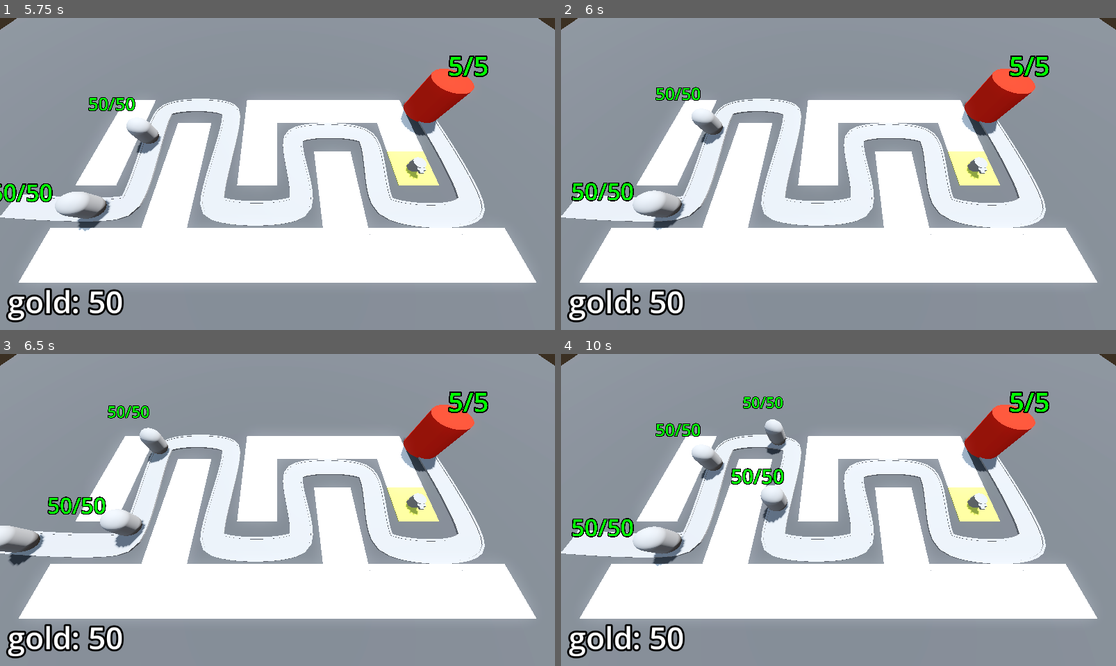
Above: before the commit, frames 1-4 (two rows, left to right).
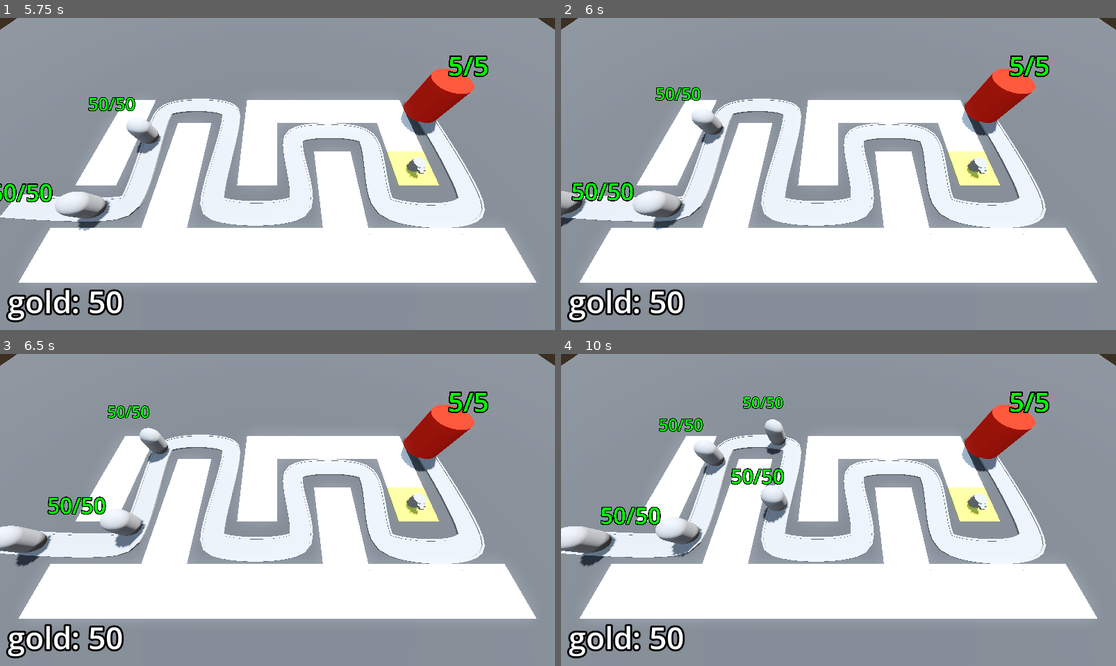
Above: after the commit, the same moments.

Repository: yrubner/TowerDefenseGD
Game: Godot game, scene res://BaseLevel.tscn
Two runs of this game, one before a commit and one after it. Both use one fixed random seed, a clock stepped at 60 frames per second and the inputs below.
Inputs (mouse positions are in pixels of both pictures, inside the frame that each line leads up to):
- Up to frame 1 (5.75 s): tap Enter at 0.5, 2 s; move the mouse to (399, 158) at 0.52 s; press the mouse at (399, 158) at 0.53 s; tap Space at 1.25 s; move the mouse to (166, 189) at 1.27 s; release the mouse at (166, 189) at 1.28 s; click (166, 189) at 1.35 s; move the mouse to (333, 105) at 2.02 s; press the mouse at (333, 105) at 2.03 s; move the mouse to (249, 236) at 2.77 s; release the mouse at (249, 236) at 2.78 s; click (249, 236) at 2.85 s; move the mouse to (444, 220) at 3.52 s; press the mouse at (444, 220) at 3.53 s; move the mouse to (111, 127) at 4.27 s; release the mouse at (111, 127) at 4.28 s; click (111, 127) at 4.35 s; move the mouse to (305, 174) at 5.02 s; press the mouse at (305, 174) at 5.03 s
- Up to frame 2 (6 s): move the mouse to (755, 96) at 5.77 s; release the mouse at (755, 96) at 5.78 s; click (755, 96) at 5.85 s
- Up to frame 3 (6.5 s): no input
- Up to frame 4 (10 s): move the mouse to (960, 494) at 6.52 s; press the mouse at (960, 494) at 6.53 s; move the mouse to (727, 525) at 7.27 s; release the mouse at (727, 525) at 7.28 s; click (727, 525) at 7.35 s; move the mouse to (894, 441) at 8.02 s; press the mouse at (894, 441) at 8.03 s; move the mouse to (810, 572) at 8.77 s; release the mouse at (810, 572) at 8.78 s; click (810, 572) at 8.85 s; move the mouse to (1005, 556) at 9.52 s; press the mouse at (1005, 556) at 9.53 s

Frame 1 is identical in both runs. In frame 2, 0.3% of the frame differs, in the area x 0-5%, y 55-68%; in frame 3, 0.5%; in frame 4, 3.1%, in the area x 0-30%, y 20-69%.

Commit message:
Finished Lesson 56: Difficulty Curves

Diff:
--- a/BaseLevel.tscn
+++ b/BaseLevel.tscn
@@ -8,6 +8,7 @@
 [ext_resource type="Script" path="res://turret_manager.gd" id="5_3nbo5"]
 [ext_resource type="PackedScene" uid="uid://h3fs7wuld2x8" path="res://Turret/turret.tscn" id="6_warkl"]
 [ext_resource type="Script" path="res://bank.gd" id="8_eurgd"]
+[ext_resource type="PackedScene" uid="uid://dfe27q3ijiqt3" path="res://DifficultyManager/difficulty_manager.tscn" id="9_sthab"]
 
 [sub_resource type="ProceduralSkyMaterial" id="ProceduralSkyMaterial_ipueh"]
 sky_horizon_color = Color(0.64625, 0.65575, 0.67075, 1)
@@ -63,10 +64,11 @@
 "cells": PackedInt32Array(65535, 65534, 0, 65535, 2, 0, 65531, 65535, 0, 65531, 65534, 0, 65531, 0, 0, 65531, 2, 0, 655 …(245 unchanged characters)…
 }
 
-[node name="EnemyPath" type="Path3D" parent="."]
+[node name="EnemyPath" type="Path3D" parent="." node_paths=PackedStringArray("difficulty_manager")]
 curve = SubResource("Curve3D_piqty")
 script = ExtResource("3_ya2ps")
 enemy_scene = ExtResource("2_605k1")
+difficulty_manager = NodePath("../DifficultyManager")
 
 [node name="Road" type="CSGPolygon3D" parent="EnemyPath"]
 polygon = PackedVector2Array(-1, 0, -1, 0.1, 1, 0.1, 1, 0)
@@ -138,4 +140,6 @@
 text = "placeholder"
 label_settings = SubResource("LabelSettings_27nfg")
 
+[node name="DifficultyManager" parent="." instance=ExtResource("9_sthab")]
+
 [connection signal="timeout" from="EnemyPath/Timer" to="EnemyPath" method="spawn_enemy"]
--- /dev/null
+++ b/DifficultyManager/difficulty_manager.gd
@@ -0,0 +1,21 @@
+extends Node
+
+@export var game_length: float = 30.0
+@export var spawn_time_curve: Curve
+@onready var timer: Timer = $Timer
+
+
+# Called when the node enters the scene tree for the first time.
+func _ready() -> void:
+	timer.start(game_length)
+
+
+# Called every frame. 'delta' is the elapsed time since the previous frame.
+func _process(delta: float) -> void:
+	print(get_spawn_time())
+
+func game_progress_ratio() -> float:
+	return 1.0 - (timer.time_left / game_length)
+
+func get_spawn_time() -> float:
+	return spawn_time_curve.sample(game_progress_ratio())
--- /dev/null
+++ b/DifficultyManager/difficulty_manager.tscn
@@ -0,0 +1,16 @@
+[gd_scene load_steps=3 format=3 uid="uid://dfe27q3ijiqt3"]
+
+[ext_resource type="Script" path="res://DifficultyManager/difficulty_manager.gd" id="1_jc8yi"]
+
+[sub_resource type="Curve" id="Curve_8gbkx"]
+min_value = 0.25
+max_value = 2.0
+_data = [Vector2(0, 2), 0.0, -1.75, 0, 1, Vector2(1, 0.25), -1.75, 0.0, 1, 0]
+point_count = 2
+
+[node name="DifficultyManager" type="Node"]
+script = ExtResource("1_jc8yi")
+spawn_time_curve = SubResource("Curve_8gbkx")
+
+[node name="Timer" type="Timer" parent="."]
+one_shot = true
--- a/enemy_path.gd
+++ b/enemy_path.gd
@@ -1,7 +1,11 @@
 extends Path3D
 
 @export var enemy_scene: PackedScene
+@export var difficulty_manager: Node
+@onready var timer: Timer = $Timer
+
 
 func spawn_enemy() -> void:
 	var new_enemy = enemy_scene.instantiate()
 	add_child(new_enemy)
+	timer.wait_time = difficulty_manager.get_spawn_time()
Not shown: 1 places in BaseLevel.tscn that only renumber resources
Not shown, changed: README.md
